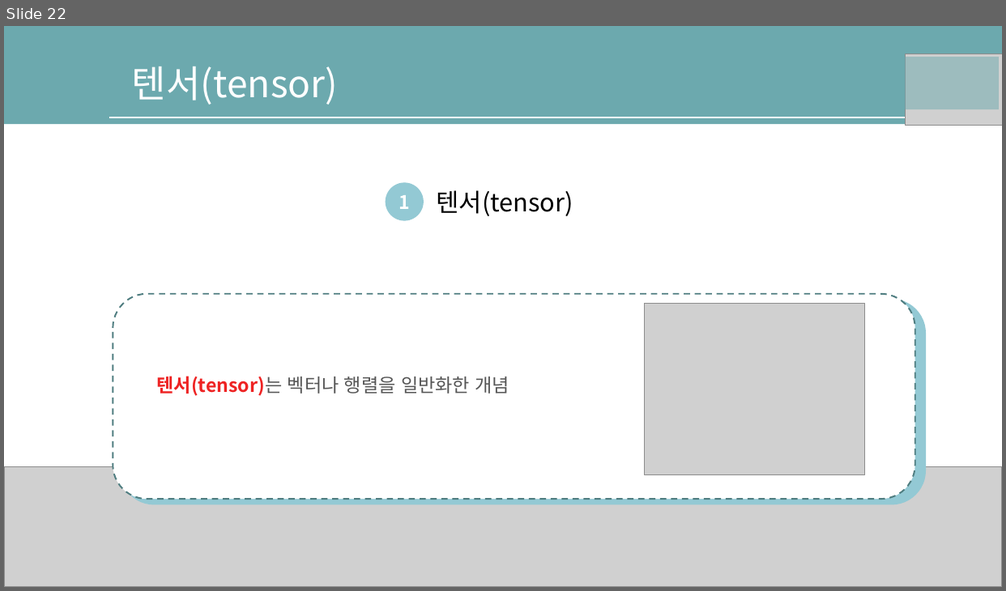
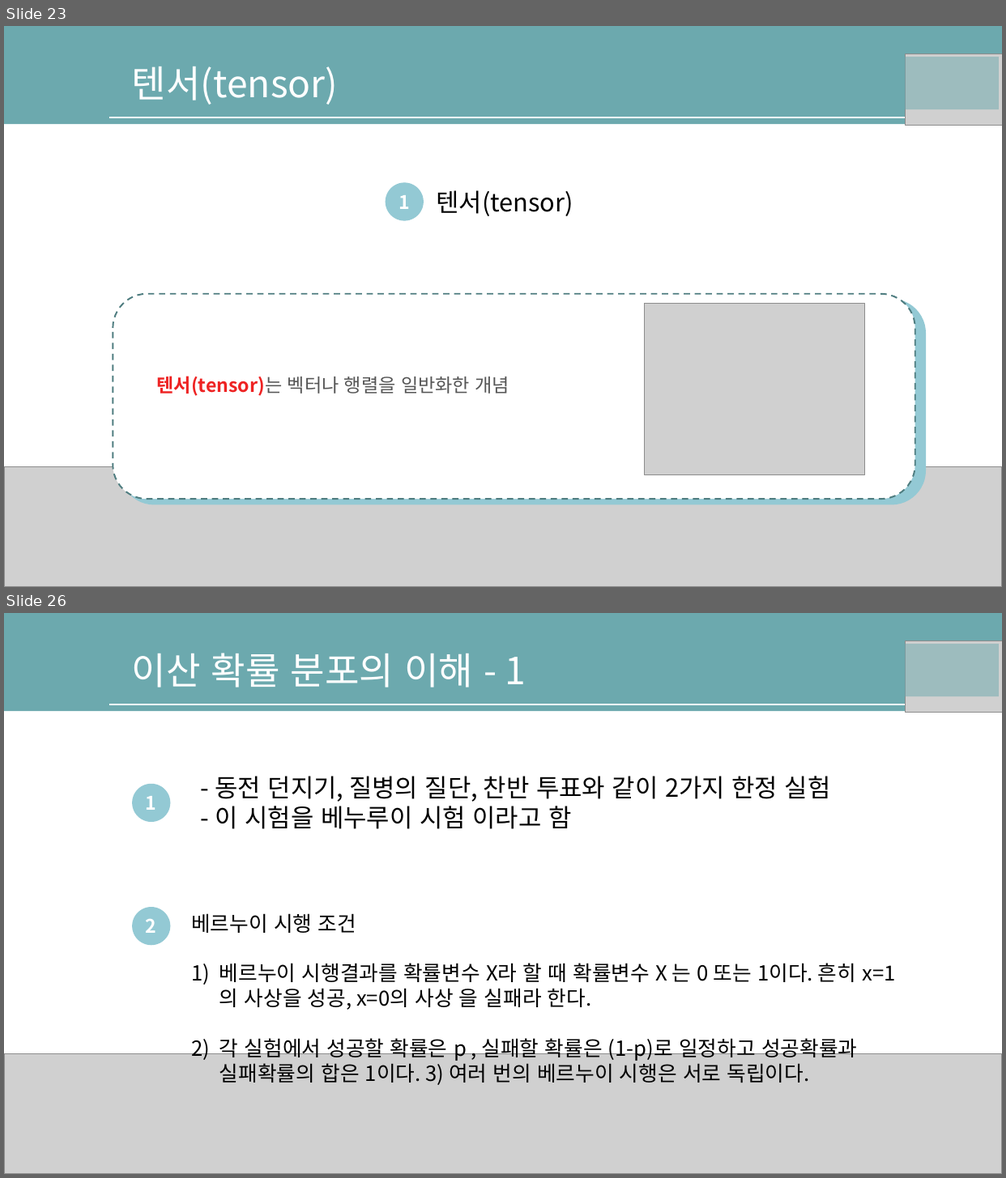
Before and after one commit to nqwrt/ai_doucument, a slide deck: AI-딥러닝을위한-수학공식.pptx. Shown one above the other, each under a label of ours: slide 22 before the commit, slides 23 and 26 after it; the slides between them are not shown. The pictures are 1006x591 and 1006x1178 pixels, drawn with LibreOffice and Linux fonts; fonts in the diff are those of the drawing; grey boxes stand for pictures; background and template pictures are left out. Boxes give left, top, right and bottom in pixels: in the first picture for what was removed or moved away, otherwise in the second. Text is boxed around its words. In the diff, an @@ line names an element or a change of style, - is before the commit and + after.

```diff
--- a/AI-딥러닝을위한-수학공식.pptx
+++ b/AI-딥러닝을위한-수학공식.pptx
@@ slide 26 added at (4, 613, 1002, 1174), background #FFFFFF; not listed: 2 template elements that a slide beside it also shows @@
@@ text added at (132, 653, 526, 688), 36 pt, text #FFFFFF @@
+이산 확률 분포의 이해 - 1
@@ rectangle added at (902, 644, 999, 697), fill #6CA9AE at 50% opacity @@
@@ picture added at (906, 641, 1002, 712) @@
@@ text added at (215, 776, 831, 829), 24 pt, text #000000 @@
+- 동전 던지기, 질병의 질단, 찬반 투표와 같이 2가지 한정 실험
+- 이 시험을 베누루이 시험 이라고 함
@@ ellipse added at (132, 784, 170, 822), fill #93C9D4, 18 pt, text #FFFFFF, bold @@
+1
@@ ellipse added at (132, 907, 170, 945), fill #93C9D4, 18 pt, text #FFFFFF, bold @@
+2
@@ text added at (191, 914, 895, 1085), 20 pt, text #000000 @@
+베르누이 시행 조건
+1) 베르누이 시행결과를 확률변수 X라 할 때 확률변수 X 는 0 또는 1이다. 흔히 x=1의 사상을 성공, x=0의 사상 을 실패라 한다.
+2) 각 실험에서 성공할 확률은 p , 실패할 확률은 (1-p)로 일정하고 성공확률과 실패확률의 합은 1이다. 3) 여러 번의 베르누이 시행은 서로 독립이다.
@@ picture added at (4, 1054, 1002, 1174) @@
@@ what was slide 22 is now slide 23 @@
```
Also in this commit, not shown: 20 other slides added.
